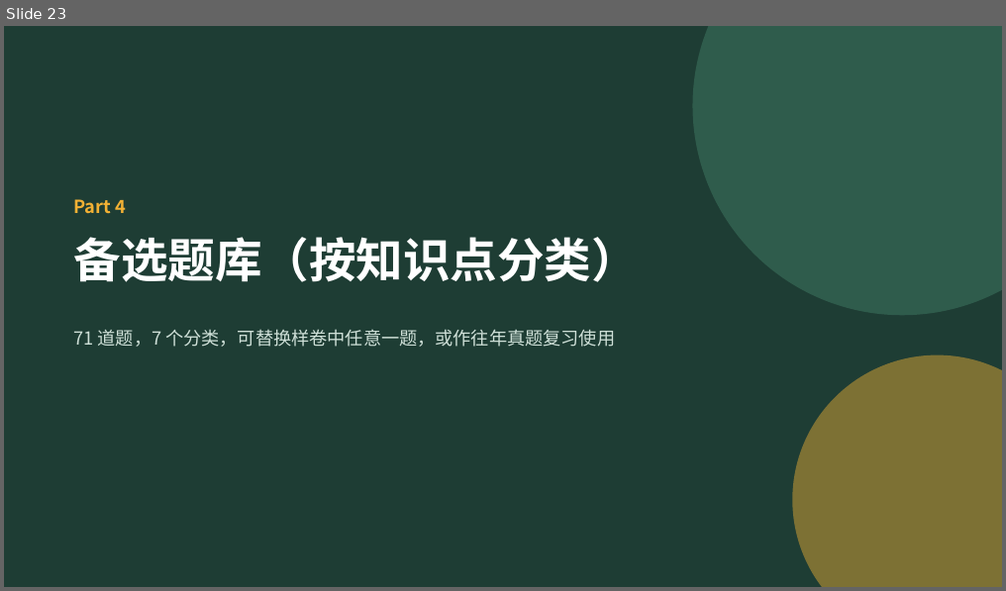
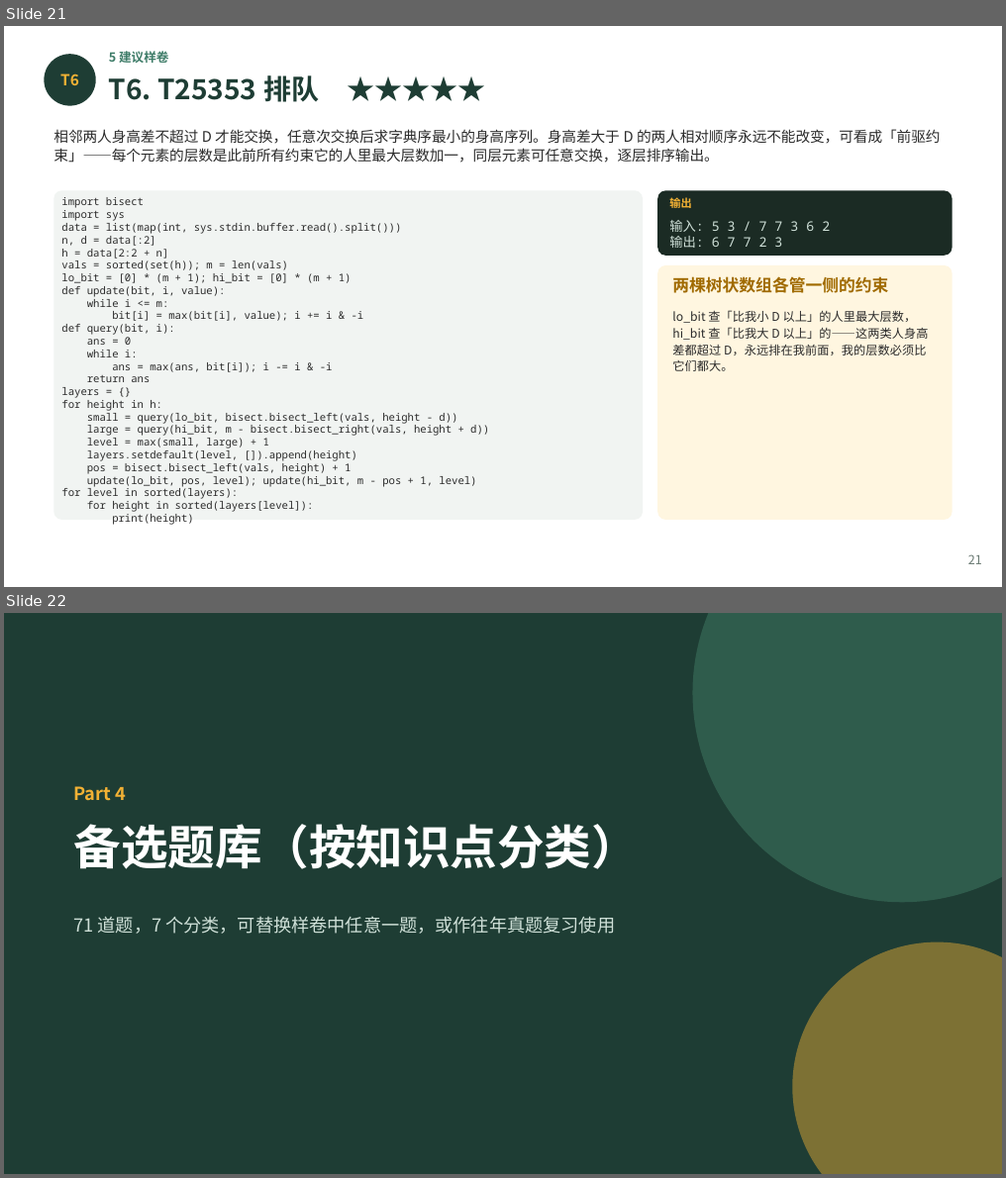
Before and after one commit to GMyhf/2026fall-cs101, a slide deck: courseware/202612_ADS_W16_Review_Final_Machine_Exam.pptx. Shown one above the other, each under a label of ours: slide 23 before the commit, slides 21 and 22 after it. The pictures are 1006x591 and 1006x1178 pixels, drawn with LibreOffice and Linux fonts; fonts in the diff are those of the drawing. Boxes give left, top, right and bottom in pixels: in the first picture for what was removed or moved away, otherwise in the second. Text is boxed around its words. In the diff, an @@ line names an element or a change of style, - is before the commit and + after.

```diff
--- a/courseware/202612_ADS_W16_Review_Final_Machine_Exam.pptx
+++ b/courseware/202612_ADS_W16_Review_Final_Machine_Exam.pptx
@@ slide 21 added at box(4, 26, 1002, 587), background #FFFFFF @@
@@ ellipse added at box(44, 54, 96, 106), fill #1E3D34 @@
@@ text added at box(109, 51, 168, 63), 9 pt, text #3E7C68, bold @@
+5 建议样卷
@@ text added at box(60, 74, 79, 85), 11 pt, text #F2B134, bold @@
+T6
@@ text added at box(109, 76, 319, 102), 20 pt, text #1E3D34, bold @@
+T6. T25353 排队 ★★★★★
@@ text added at box(54, 129, 941, 163), 10.5 pt, text #2B2B2B @@
+相邻两人身高差不超过 D 才能交换，任意次交换后求字典序最小的身高序列。身高差大于 D 的两人相对顺序永远不能改变，可看成「前驱约束」——每个元素的层数是此前所有约束它的人里最大层数加一，同层元素可任意交换，逐层排序输出。
@@ rounded rectangle added at box(54, 190, 643, 520), fill #F1F4F2 @@
@@ text added at box(61, 197, 489, 525), 7.6 pt, text #2B2B2B @@
+import bisect
+import sys
+data = list(map(int, sys.stdin.buffer.read().split()))
+n, d = data[:2]
+h = data[2:2 + n]
+vals = sorted(set(h)); m = len(vals)
+lo_bit = [0] * (m + 1); hi_bit = [0] * (m + 1)
+def update(bit, i, value):
+while i <= m:
+bit[i] = max(bit[i], value); i += i & -i
+def query(bit, i):
+ans = 0
+while i:
+ans = max(ans, bit[i]); i -= i & -i
+return ans
+layers = {}
+for height in h:
+small = query(lo_bit, bisect.bisect_left(vals, height - d))
+large = query(hi_bit, m - bisect.bisect_right(vals, height + d))
+level = max(small, large) + 1
+layers.setdefault(level, []).append(height)
+pos = bisect.bisect_left(vals, height) + 1
+update(lo_bit, pos, level); update(hi_bit, m - pos + 1, level)
+for level in sorted(layers):
+for height in sorted(layers[level]):
+print(height)
@@ rounded rectangle added at box(657, 190, 952, 256), fill #1B2B24 @@
@@ text added at box(669, 196, 691, 211), 8 pt, text #F2B134, bold @@
+输出
@@ text added at box(669, 220, 830, 248), 9.5 pt, text #CFE0D8 @@
+输入: 5 3 / 7 7 3 6 2
+输出: 6 7 7 2 3
@@ rounded rectangle added at box(657, 266, 952, 520), fill #FFF6E0 @@
@@ text added at box(672, 276, 888, 293), 12 pt, text #A06A00, bold @@
+两棵树状数组各管一侧的约束
@@ text added at box(672, 310, 929, 372), 8.7 pt, text #2B2B2B @@
+lo_bit 查「比我小 D 以上」的人里最大层数，hi_bit 查「比我大 D 以上」的——这两类人身高差都超过 D，永远排在我前面，我的层数必须比它们都大。
@@ text added at box(968, 555, 982, 565), 9 pt, text #6B7B74 @@
+21
@@ what was slide 23 is now slide 22 @@
```
Also in this commit, not shown: 13 slides changed, 5 other slides added, 7 slides removed, 10 other files.
